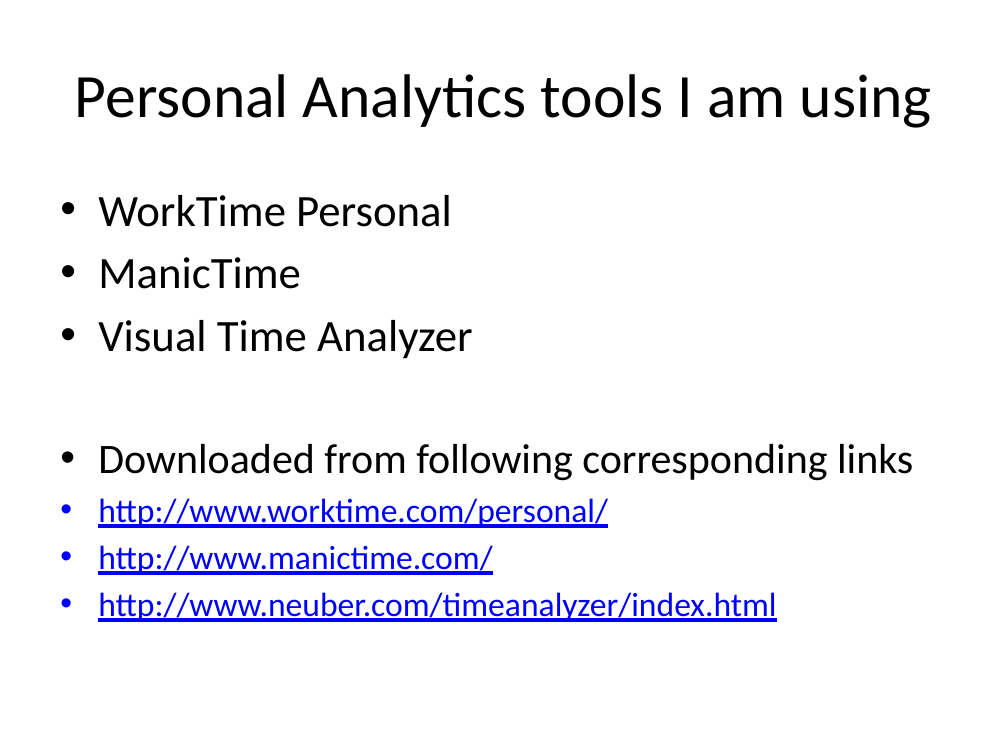
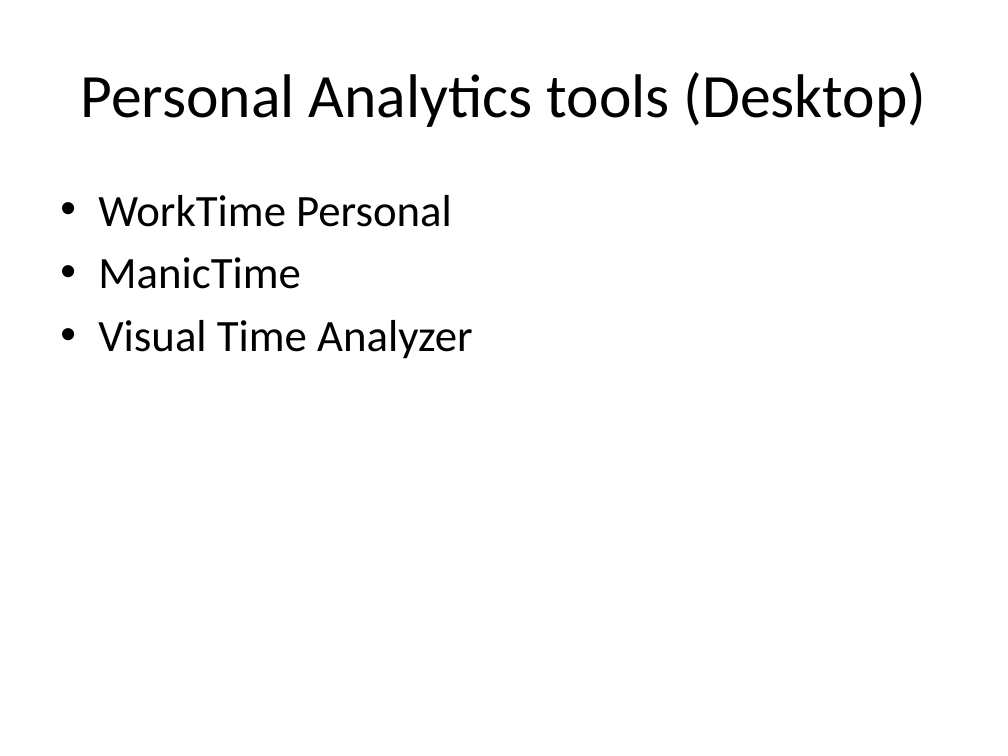
Before and after one commit to muj123-fastpwr/FYP-I, a slide deck: slide 1 of Literature Review.pptx. Drawn at 1008x756 pixels with LibreOffice and Linux fonts; fonts in the diff are those of the drawing. Boxes give left, top, right and bottom in pixels: in the first picture for what was removed or moved away, otherwise in the second. Text is boxed around its words. In the diff, an @@ line names an element or a change of style, - is before the commit and + after.

```diff
--- a/Literature Review.pptx
+++ b/Literature Review.pptx
@@ title at (81,72,926,127): text changed @@
-Personal Analytics tools I am using
+Personal Analytics tools (Desktop)
@@ text at (98,444,913,622): paragraphs removed @@
-• Downloaded from following corresponding links
-• http://www.worktime.com/personal/
-• http://www.manictime.com/
-• http://www.neuber.com/timeanalyzer/index.html
```
Also in this commit, not shown: 4 other slides changed, 3 slides added.
